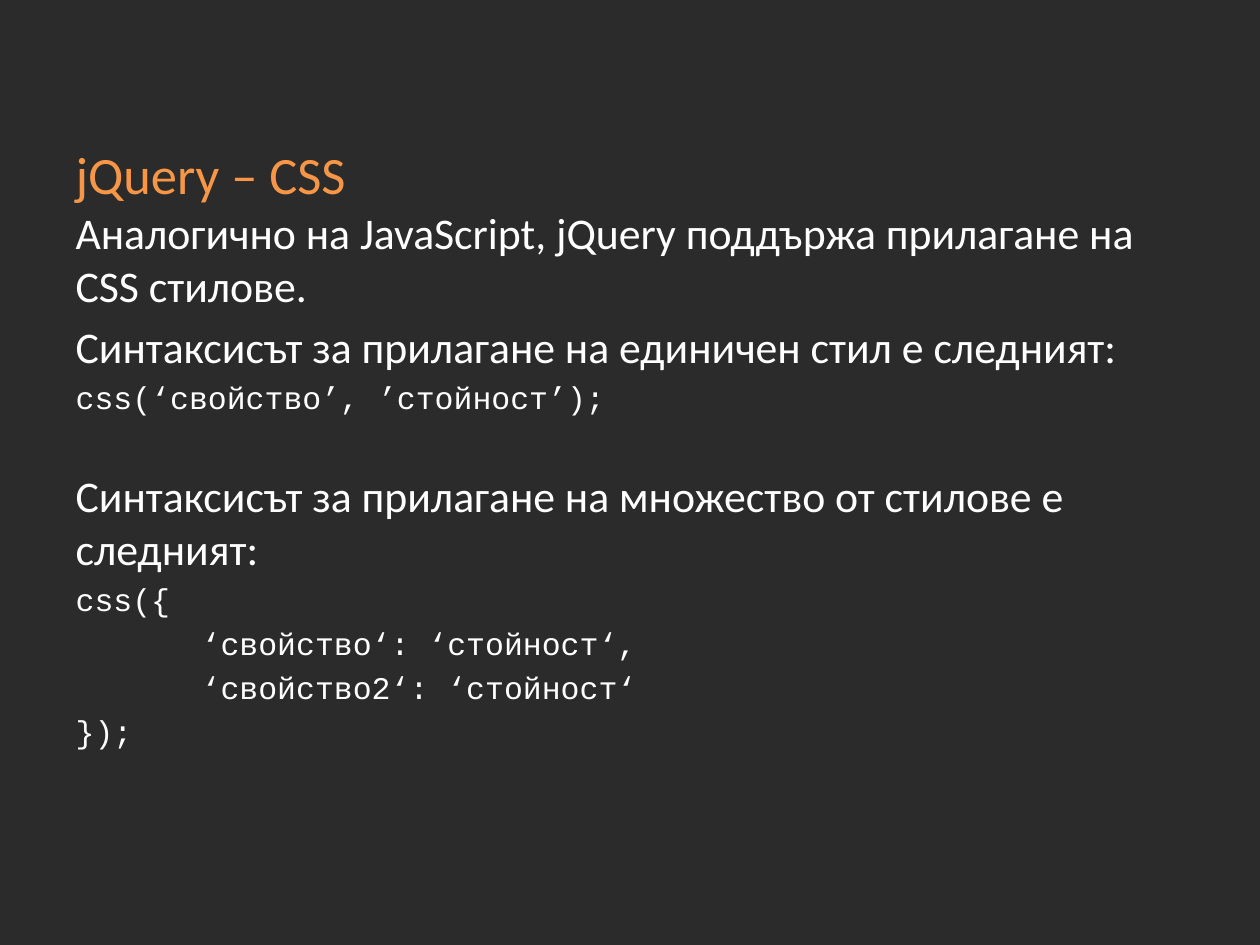
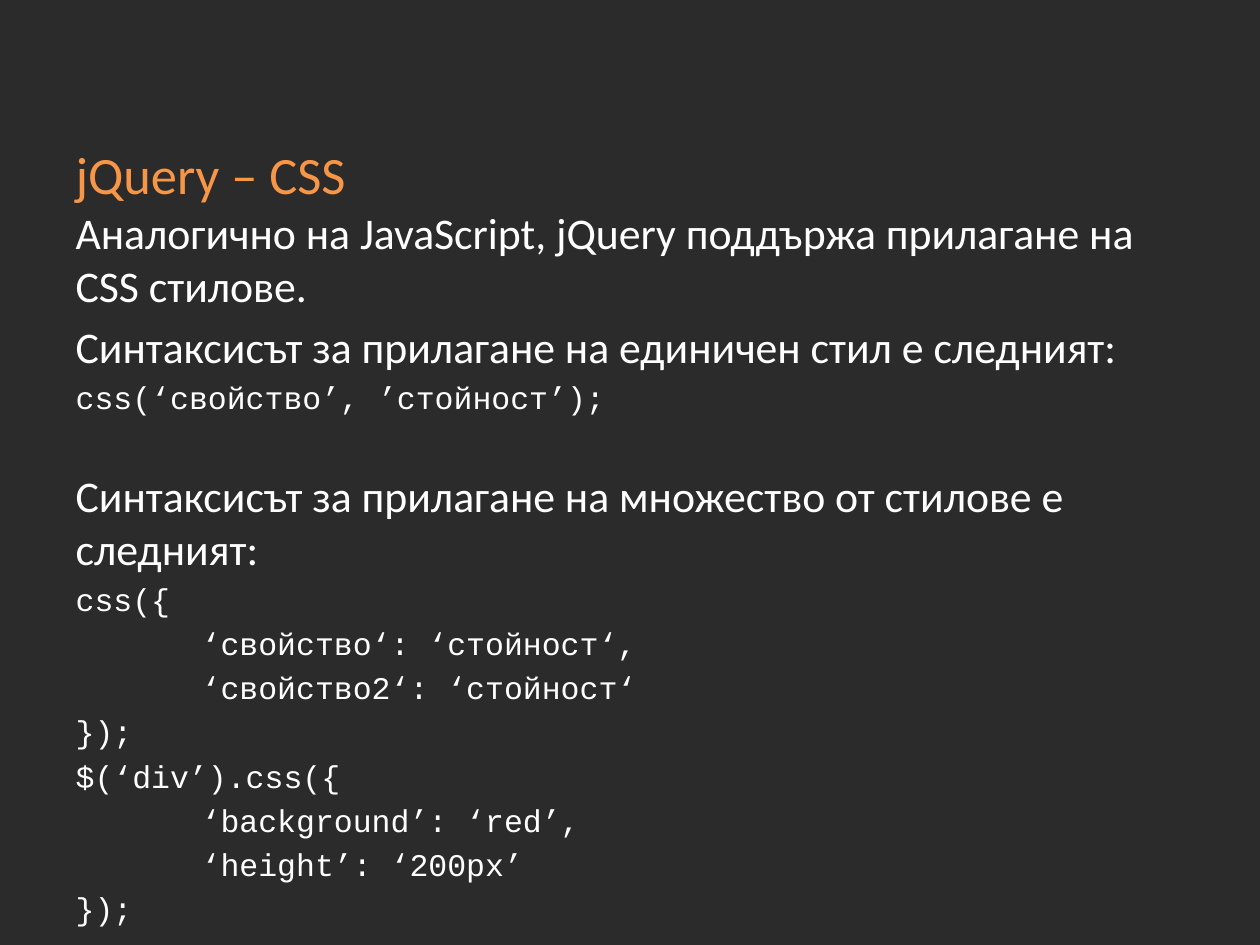
Before and after one commit to Academy-Soft-Intellect/Front-End-Course, a slide deck: slide 15 of 11-jQuery.pptx. Drawn at 1260x945 pixels with LibreOffice and Linux fonts; fonts in the diff are those of the drawing; background and template pictures are left out; a plain dark background stands for a picture behind light text. Boxes give left, top, right and bottom in pixels: in the first picture for what was removed or moved away, otherwise in the second. Text is boxed around its words. In the diff, an @@ line names an element or a change of style, - is before the commit and + after.

```diff
--- a/11-jQuery.pptx
+++ b/11-jQuery.pptx
@@ text at [76,765,579,883]: paragraphs added @@
+$(‘div’).css({
+‘background’: ‘red’,
+‘height’: ‘200px’
+});
```
Also in this commit, not shown: 2 other slides changed, 12 slides added.
